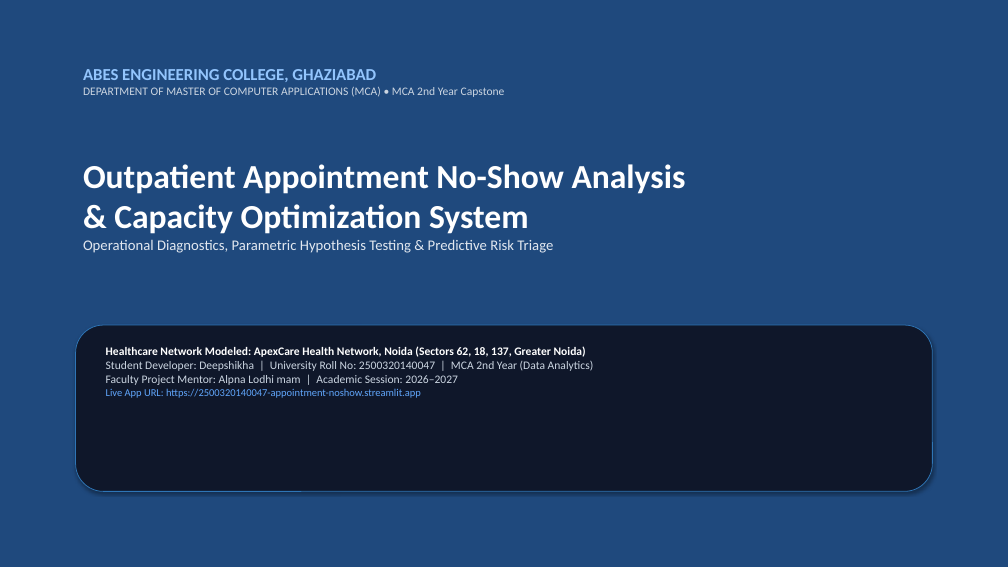
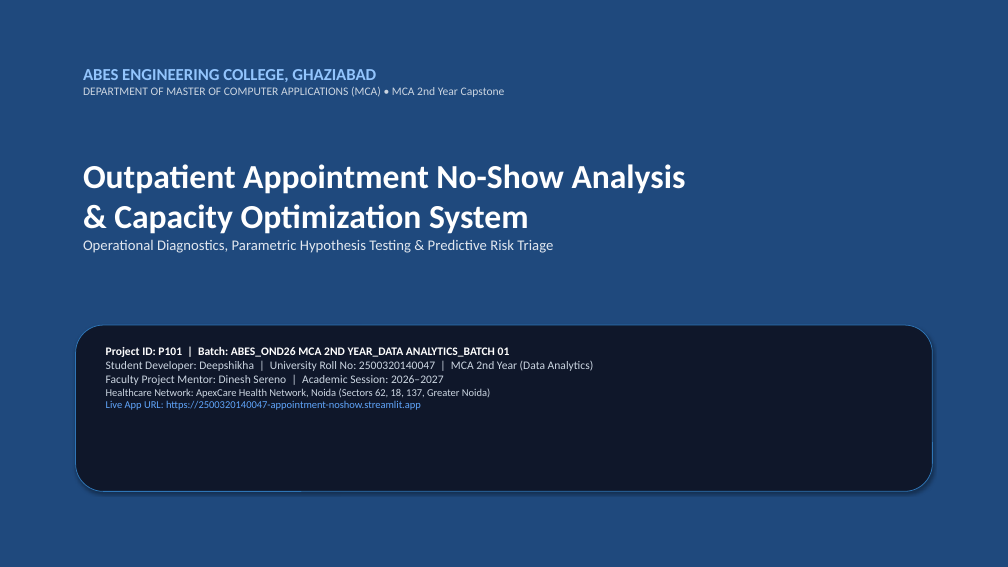
Before and after one commit to deepsikha09/Hcl_training_Project, a slide deck: slide 1 of docs/18_Presentation.pptx. Drawn at 1008x567 pixels with LibreOffice and Linux fonts; fonts in the diff are those of the drawing. Boxes give left, top, right and bottom in pixels: in the first picture for what was removed or moved away, otherwise in the second. Text is boxed around its words. In the diff, an @@ line names an element or a change of style, - is before the commit and + after.

Commit message:
docs: update metadata across all deliverables with Batch ID ABES_OND26 MCA 2ND YEAR_DATA ANALYTICS_BATCH 01, Project ID P101, and Mentor Dinesh Sereno

```diff
--- a/docs/18_Presentation.pptx
+++ b/docs/18_Presentation.pptx
@@ text at box(106, 347, 510, 357): text changed @@
-Healthcare Network Modeled: ApexCare Health Network, Noida (Sectors 62, 18, 137, Greater Noida)
+Project ID: P101 | Batch: ABES_OND26 MCA 2ND YEAR_DATA ANALYTICS_BATCH 01
@@ text at box(106, 375, 490, 398): text changed; size 11 to 10 pt @@
-Faculty Project Mentor: Alpna Lodhi mam | Academic Session: 2026–2027
+Faculty Project Mentor: Dinesh Sereno | Academic Session: 2026–2027
+Healthcare Network: ApexCare Health Network, Noida (Sectors 62, 18, 137, Greater Noida)
```
Also in this commit, not shown: 1 other slide changed, 44 other files.
